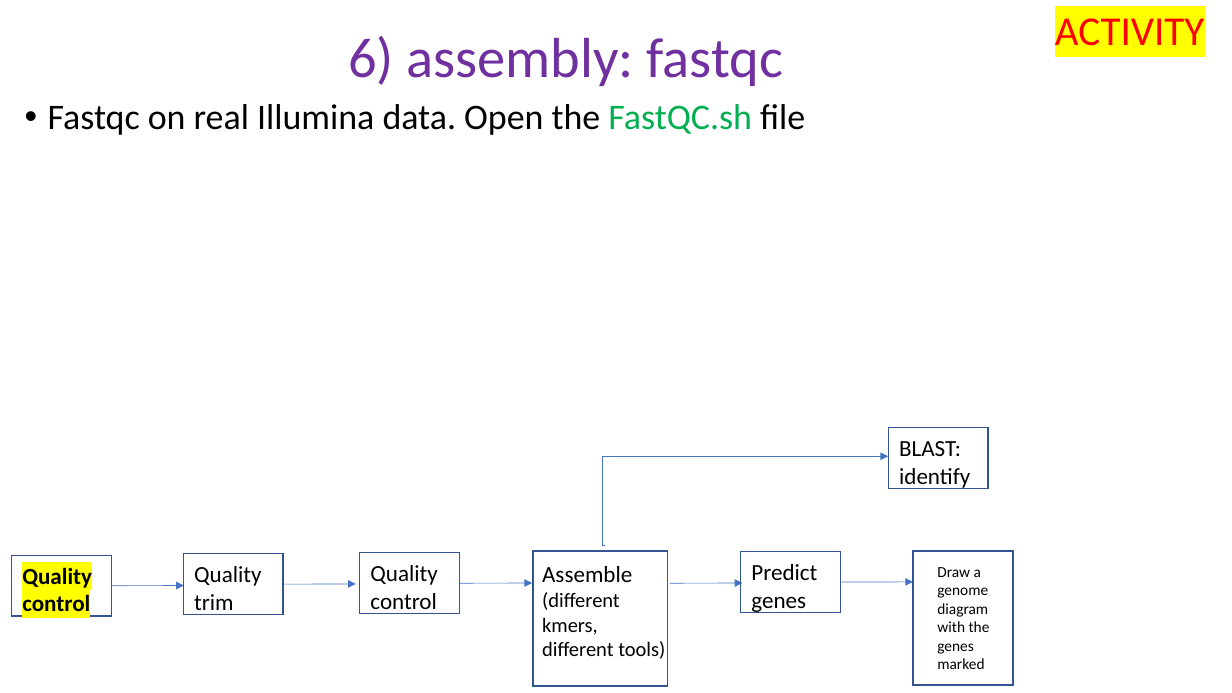
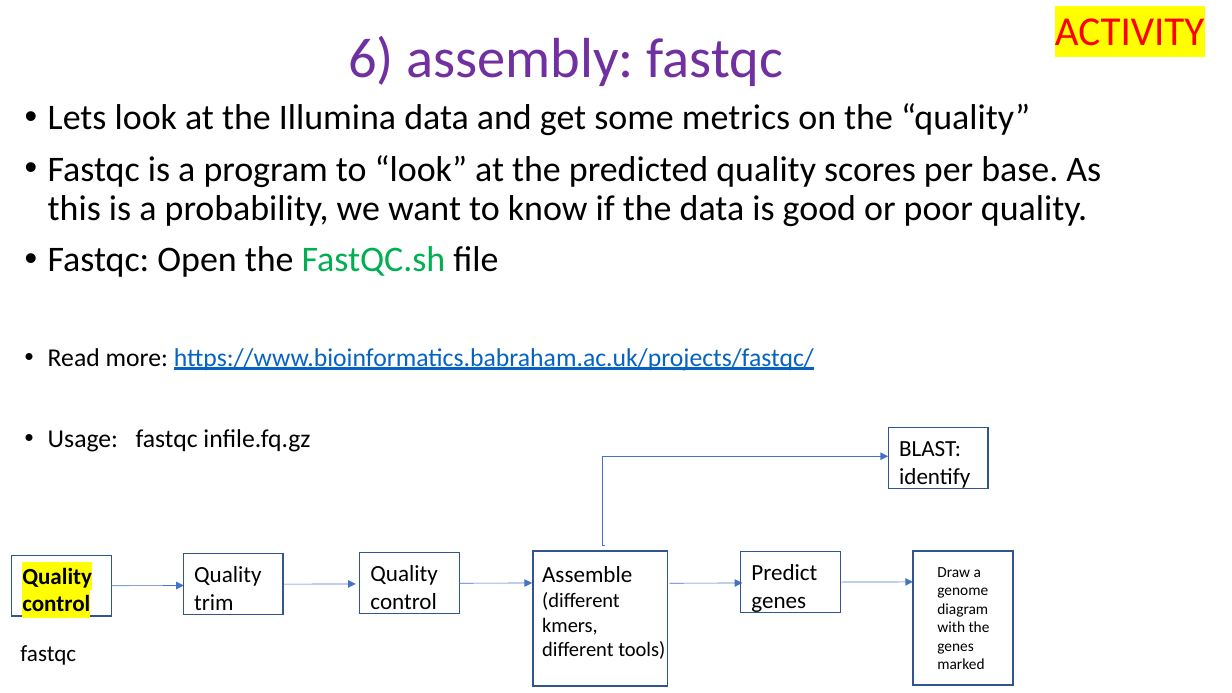
Before and after one commit to peterthorpe5/genome_assembly_workshop, a slide deck: slide 5 of powerpoint/6_assembly.pptx (slide 4 before the commit). Drawn at 1232x693 pixels with LibreOffice and Linux fonts; fonts in the diff are those of the drawing. Boxes give left, top, right and bottom in pixels: in the first picture for what was removed or moved away, otherwise in the second. Text is boxed around its words. In the diff, an @@ line names an element or a change of style, - is before the commit and + after.

```diff
--- a/powerpoint/6_assembly.pptx
+++ b/powerpoint/6_assembly.pptx
@@ text at (x1=48, y1=103, x2=1101, y2=452): text changed @@
-• Fastqc on real Illumina data. Open the FastQC.sh file
+• Lets look at the Illumina data and get some metrics on the “quality”
+• Fastqc is a program to “look” at the predicted quality scores per base. As this is a probability, we want to know if the data is good or poor quality.
+• Fastqc: Open the FastQC.sh file
+• Read more: https://www.bioinformatics.babraham.ac.uk/projects/fastqc/
+• Usage: fastqc infile.fq.gz
@@ text added at (x1=20, y1=645, x2=76, y2=665), 18 pt, text #000000 @@
+fastqc
```
Also in this commit, not shown: 12 other slides changed, 8 slides added.
